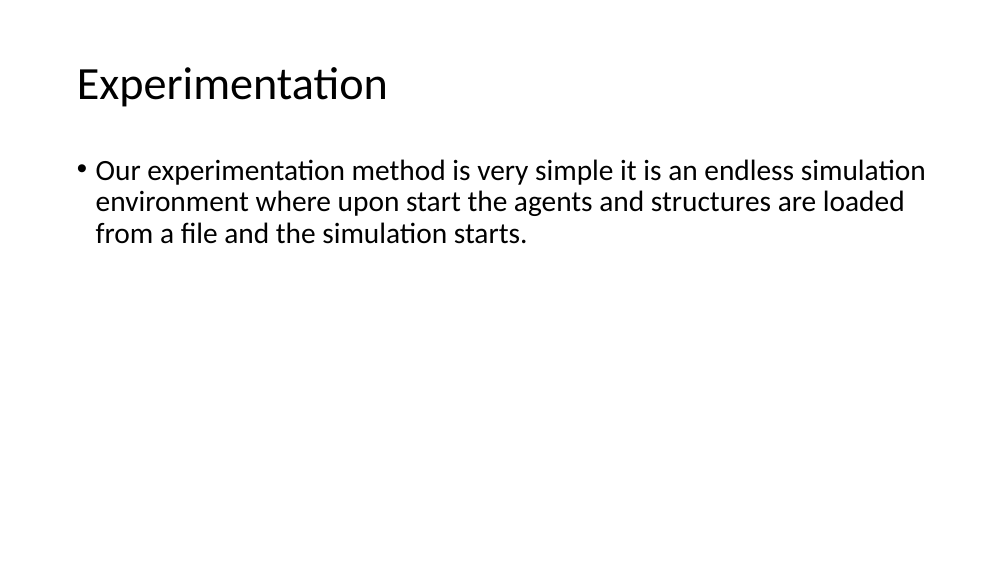
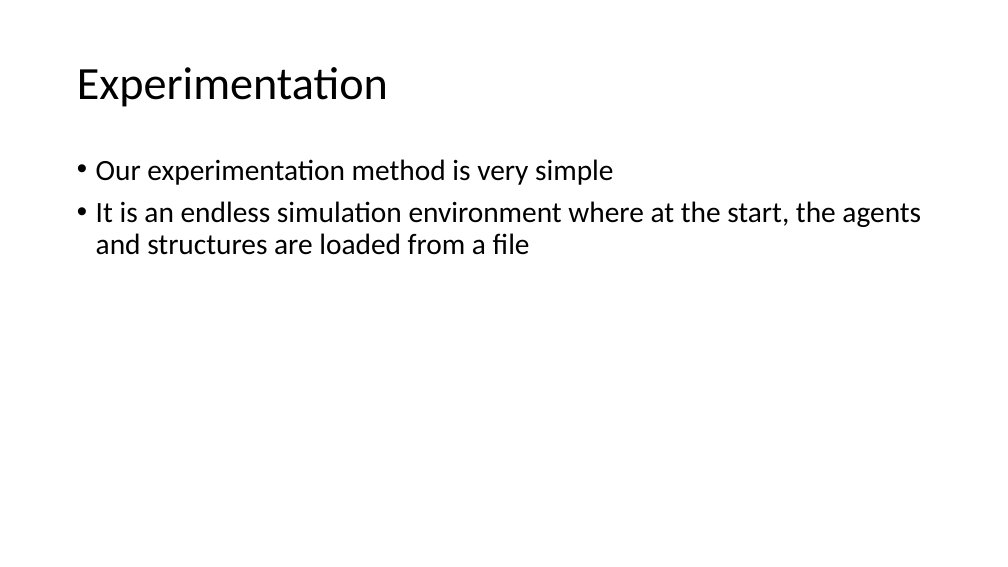
Before and after one commit to Antypurus/AIAD, a slide deck: slide 8 of docs/Presentation1.pptx. Drawn at 1008x567 pixels with LibreOffice and Linux fonts; fonts in the diff are those of the drawing. Boxes give left, top, right and bottom in pixels: in the first picture for what was removed or moved away, otherwise in the second. Text is boxed around its words. In the diff, an @@ line names an element or a change of style, - is before the commit and + after.

```diff
--- a/docs/Presentation1.pptx
+++ b/docs/Presentation1.pptx
@@ text at (96,159,921,255): text changed @@
-• Our experimentation method is very simple it is an endless simulation environment where upon start the agents and structures are loaded from a file and the simulation starts.
+• Our experimentation method is very simple
+• It is an endless simulation environment where at the start, the agents and structures are loaded from a file
```
Also in this commit, not shown: 5 other slides changed.
